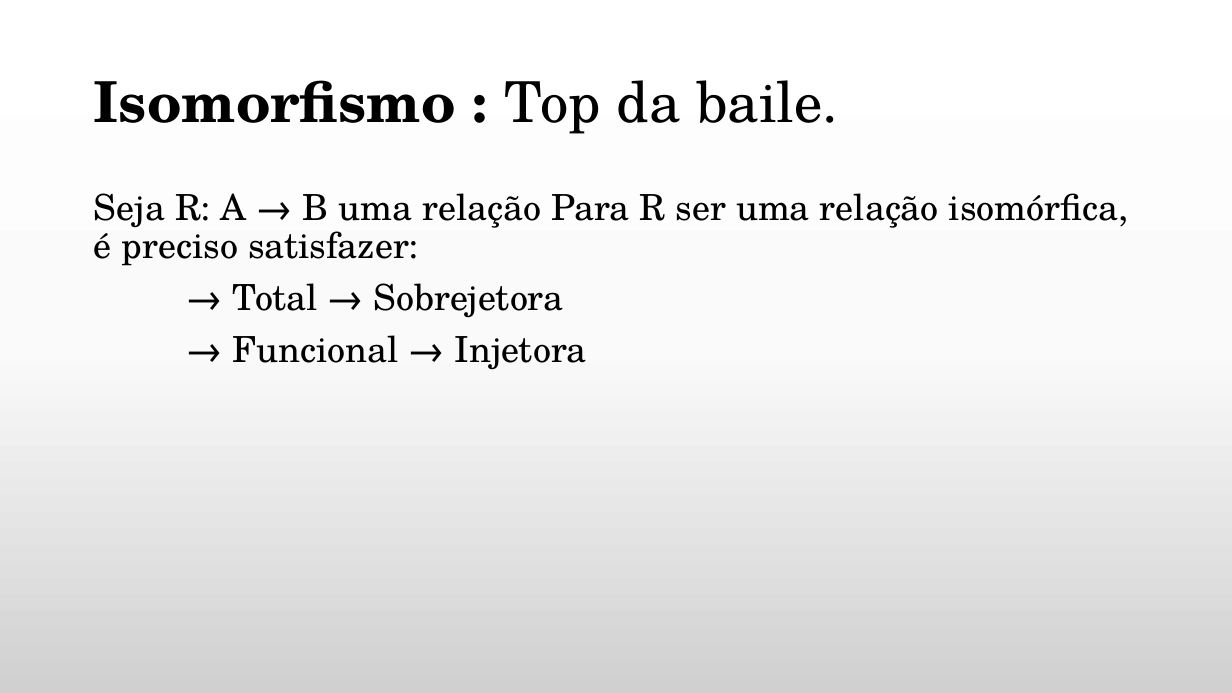
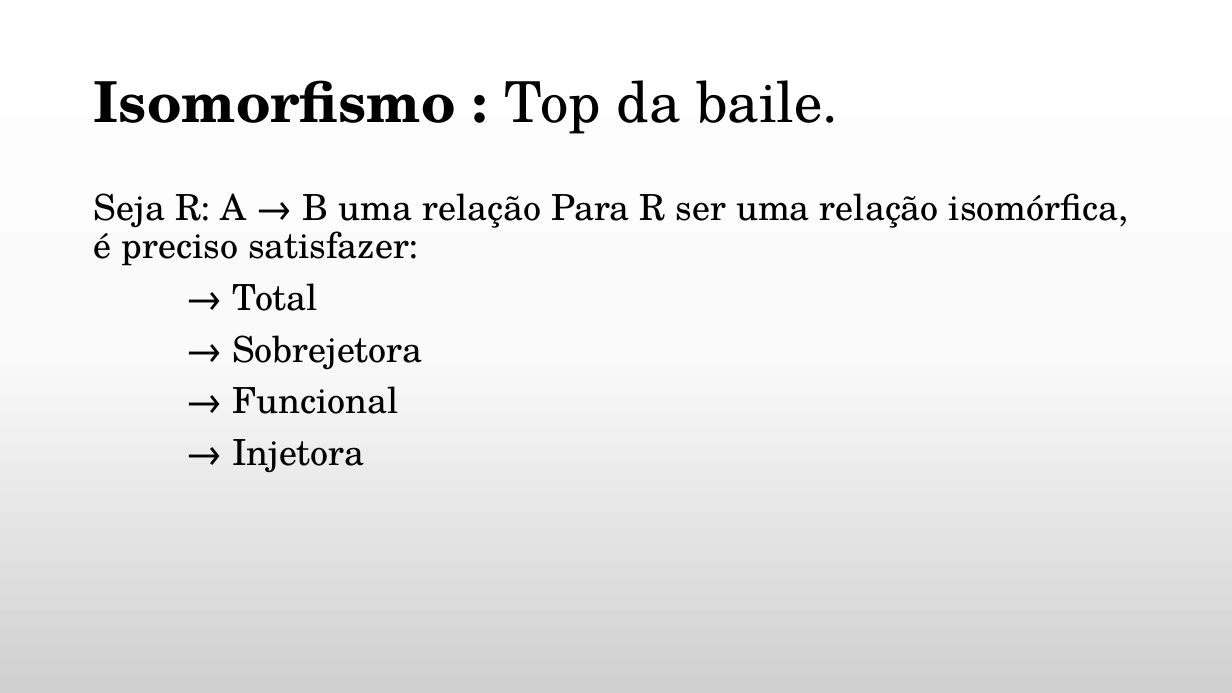
Before and after one commit to daniellygj/Fatec, a slide deck: slide 19 of 1º semestre/Revisões by danny/Revisão de Matemática Discreta.pptx. Drawn at 1232x693 pixels with LibreOffice and Linux fonts; fonts in the diff are those of the drawing; background and template pictures are left out. Boxes give left, top, right and bottom in pixels: in the first picture for what was removed or moved away, otherwise in the second. Text is boxed around its words. In the diff, an @@ line names an element or a change of style, - is before the commit and + after.

```diff
--- a/1º semestre/Revisões by danny/Revisão de Matemática Discreta.pptx
+++ b/1º semestre/Revisões by danny/Revisão de Matemática Discreta.pptx
@@ text at (x1=232, y1=283, x2=422, y2=473): text changed @@
-→ Total → Sobrejetora
-→ Funcional → Injetora
+→ Total
+→ Sobrejetora
+→ Funcional
+→ Injetora
```
Also in this commit, not shown: 9 other slides changed, 2 other files.
